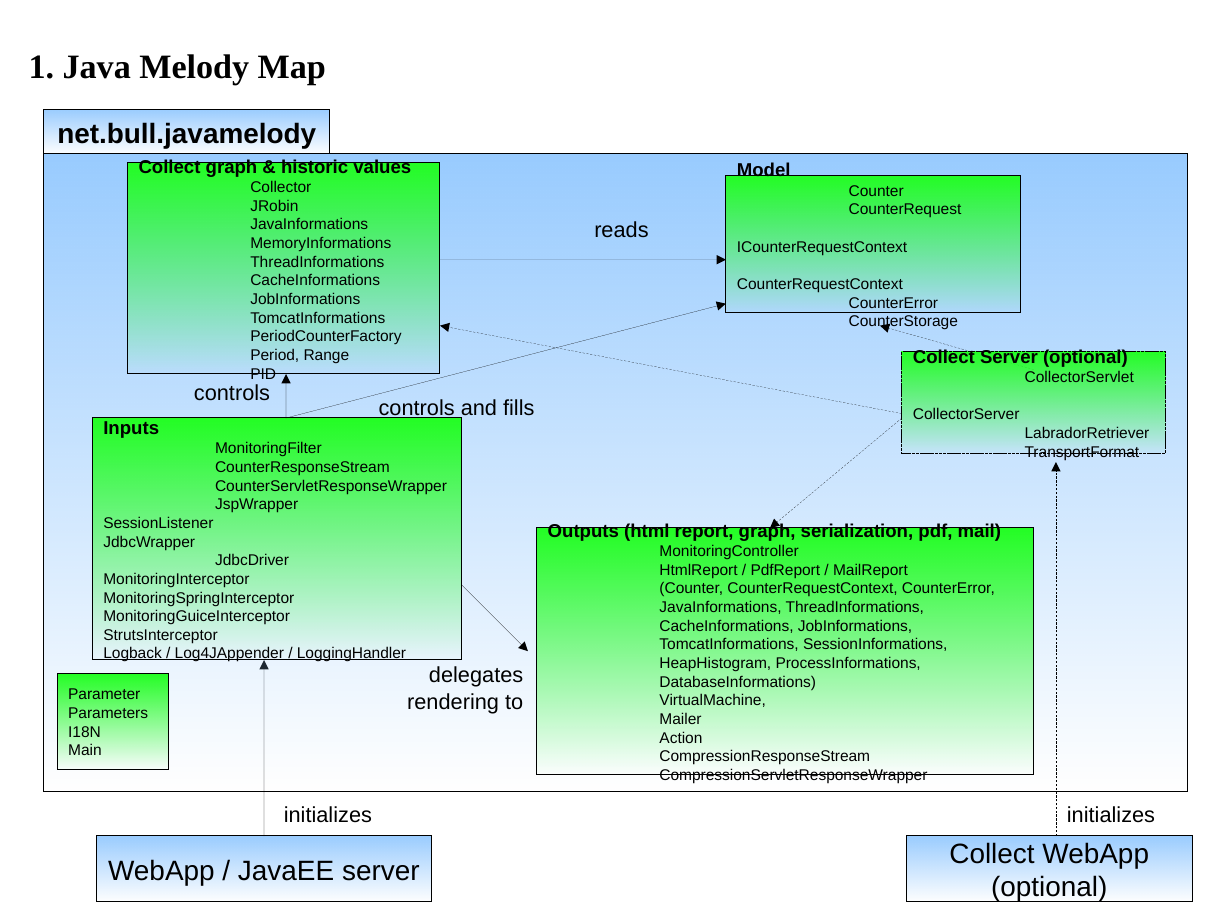
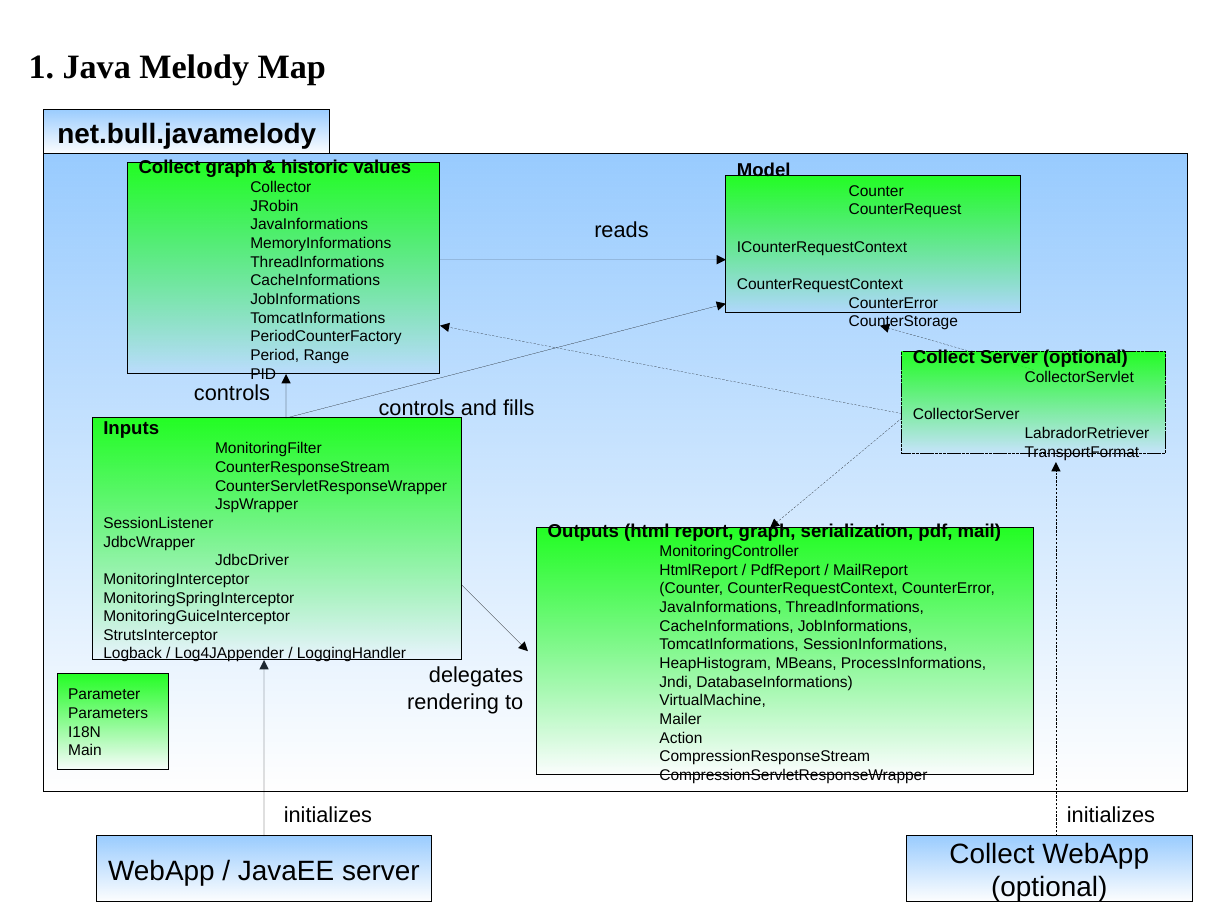
Before and after one commit to visan/javamelody, a slide deck: slide 1 of javamelody-core/src/site/resources/Map.odp. Drawn at 1232x924 pixels with LibreOffice and Linux fonts; fonts in the diff are those of the drawing. Boxes give left, top, right and bottom in pixels: in the first picture for what was removed or moved away, otherwise in the second. Text is boxed around its words. In the diff, an @@ line names an element or a change of style, - is before the commit and + after.

Commit message:
ajout jndi et mbeans

```diff
--- a/javamelody-core/src/site/resources/Map.odp
+++ b/javamelody-core/src/site/resources/Map.odp
@@ text in rectangle at (659, 656, 986, 690): text changed @@
-HeapHistogram, ProcessInformations,
-DatabaseInformations)
+HeapHistogram, MBeans, ProcessInformations,
+Jndi, DatabaseInformations)
```
